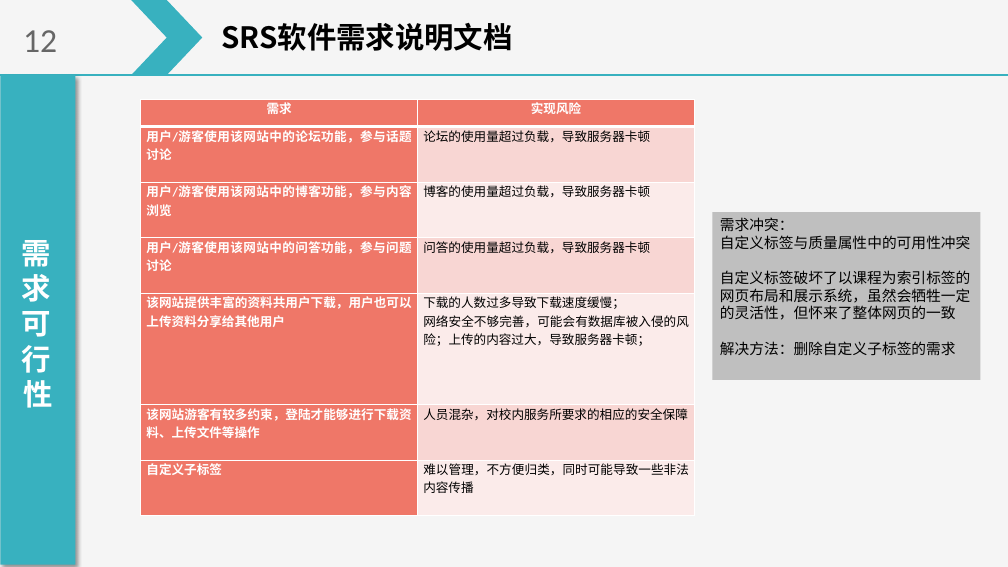
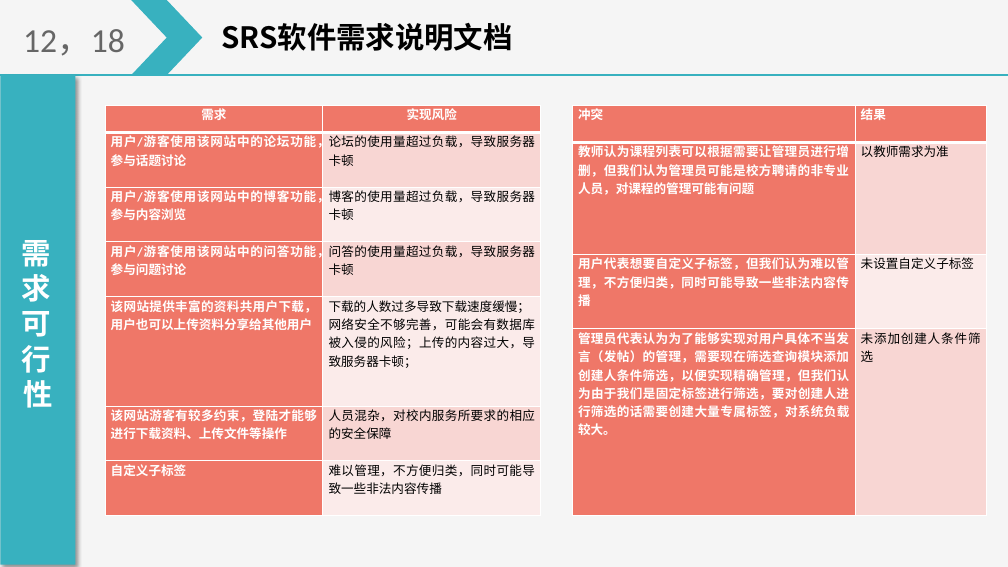
Before and after one commit to on6nx/requirement, a slide deck: slide 20 of 3.requirement/SRS软件需求说明汇报.pptx (slide 17 before the commit). Drawn at 1008x567 pixels with LibreOffice and Linux fonts; fonts in the diff are those of the drawing. Boxes give left, top, right and bottom in pixels: in the first picture for what was removed or moved away, otherwise in the second. Text is boxed around its words. In the diff, an @@ line names an element or a change of style, - is before the commit and + after.

```diff
--- a/3.requirement/SRS软件需求说明汇报.pptx
+++ b/3.requirement/SRS软件需求说明汇报.pptx
@@ text at bbox=[23, 29, 125, 56]: text changed @@
-12
+12，18
@@ table: place and size @@
-table at bbox=[141, 99, 694, 516]
+table at bbox=[105, 105, 541, 516]
@@ table added at bbox=[572, 105, 987, 516], 4 rows, 2 columns @@
+冲突 | 结果
+教师认为课程列表可以根据需要让管理员进行增删，但我们认为管理员可能是校方聘请的非专业人员，对课程的管理可能有问题 | 以教师需求为准
+用户代表想要自定义子标签，但我们认为难以管理，不方便归类，同时可能导致一些非法内容传播 | 未设置自定义子标签
+管理员代表认为为了能够实现对用户具体不当发言（发帖）的管理，需要现在筛选查询模块添加创建人条件筛选，以便实现精确管理，但我们认为由于我们是固定标签进行筛选，要对创建人进行筛选的话需要创建大量专属标签，对系统负载较大。 | 未添加创建人条件筛选
@@ rectangle removed at bbox=[712, 212, 980, 380] @@
-需求冲突：
-自定义标签与质量属性中的可用性冲突
-自定义标签破坏了以课程为索引标签的网页布局和展示系统，虽然会牺牲一定的灵活性，但怀来了整体网页的一致
-解决方法：删除自定义子标签的需求
```
Also in this commit, not shown: 19 other slides changed, 4 slides added, 12 other files.
